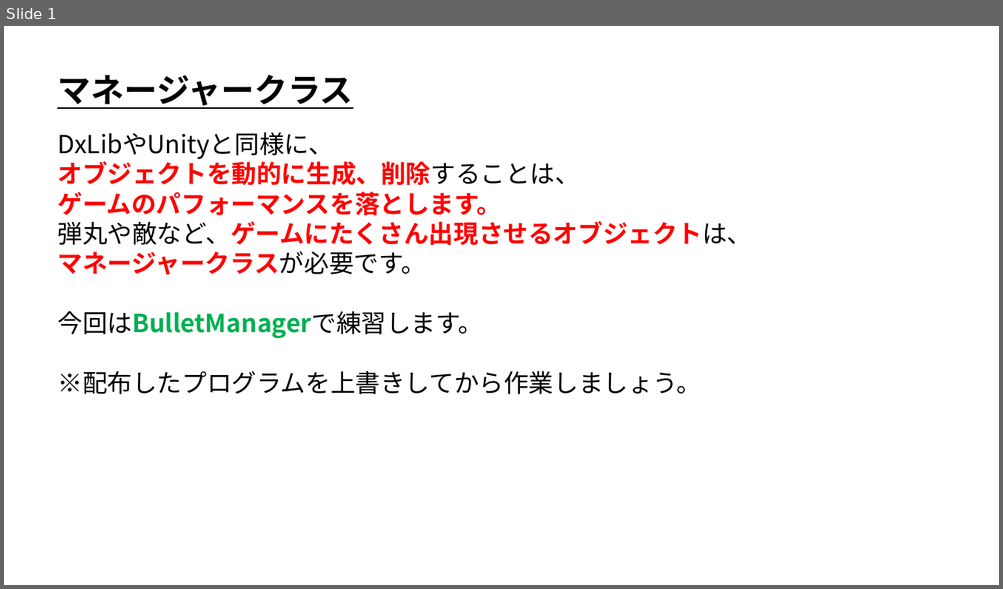
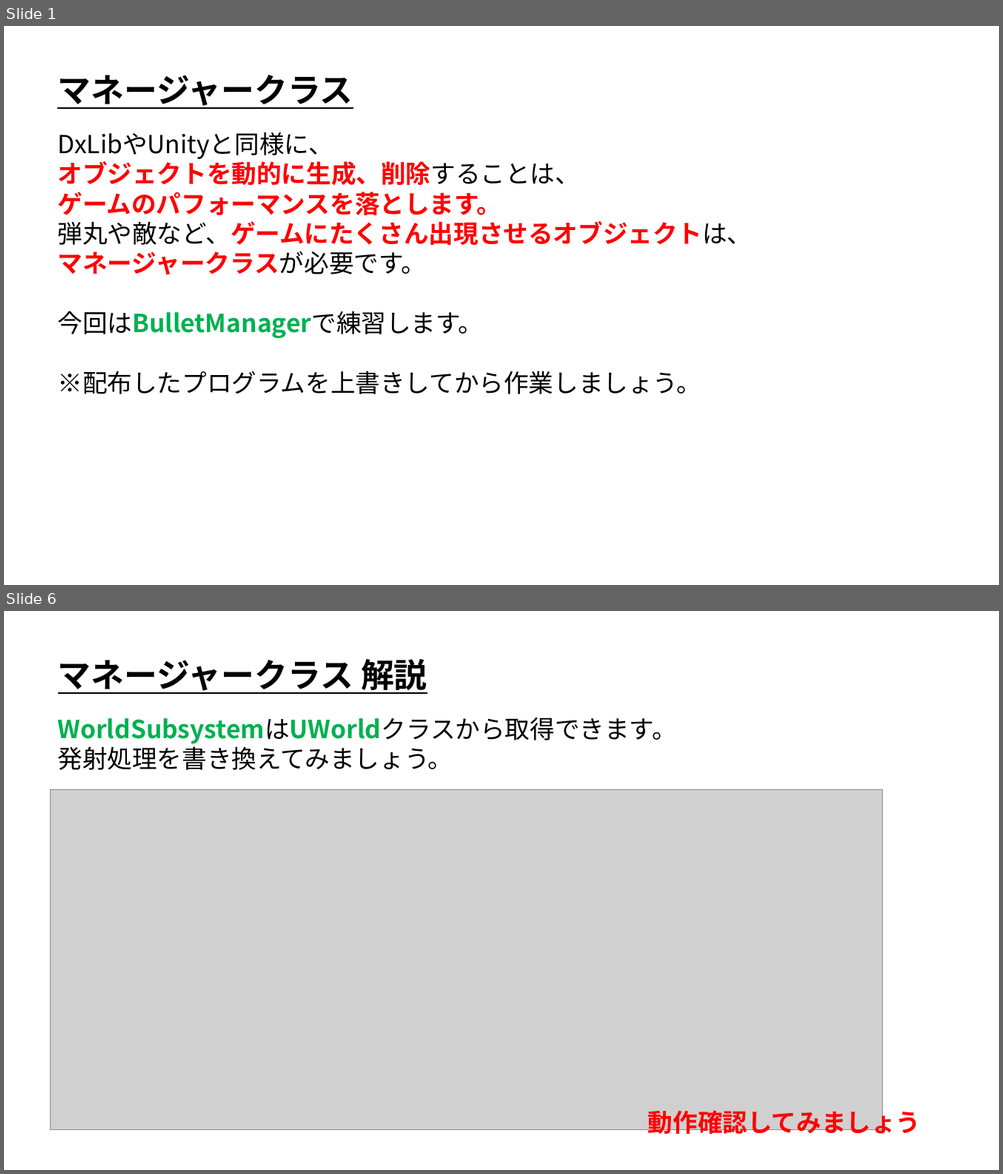
Before and after one commit to ArakiYusuke-Ohara/Textbook, a slide deck: ゲーム科3年/00_前期/ゲームエンジンⅤ/10_マネージャークラス.pptx. Shown one above the other, each under a label of ours: slide 1 before the commit, slides 1 and 6 after it; the slides between them are not shown. The pictures are 1003x589 and 1003x1174 pixels, drawn with LibreOffice and Linux fonts; fonts in the diff are those of the drawing; grey boxes stand for pictures. Boxes give left, top, right and bottom in pixels: in the first picture for what was removed or moved away, otherwise in the second. Text is boxed around its words. In the diff, an @@ line names an element or a change of style, - is before the commit and + after.

Commit message:
マネージャークラスを一新

```diff
--- a/ゲーム科3年/00_前期/ゲームエンジンⅤ/10_マネージャークラス.pptx
+++ b/ゲーム科3年/00_前期/ゲームエンジンⅤ/10_マネージャークラス.pptx
@@ slide 6 added at (x1=4, y1=611, x2=999, y2=1170), background #FFFFFF @@
@@ text added at (x1=58, y1=659, x2=427, y2=694), 32 pt, text #000000, bold, underline @@
+マネージャークラス 解説
@@ text added at (x1=57, y1=718, x2=676, y2=770), 24 pt, text #000000 @@
+WorldSubsystemはUWorldクラスから取得できます。
+発射処理を書き換えてみましょう。
@@ picture added at (x1=51, y1=789, x2=882, y2=1130) @@
@@ text added at (x1=648, y1=1107, x2=921, y2=1139), 24 pt, text #FF0000, bold @@
+動作確認してみましょう
```
Also in this commit, not shown: 5 slides changed, 1 other slide added, 2 slides removed, 8 other files.
